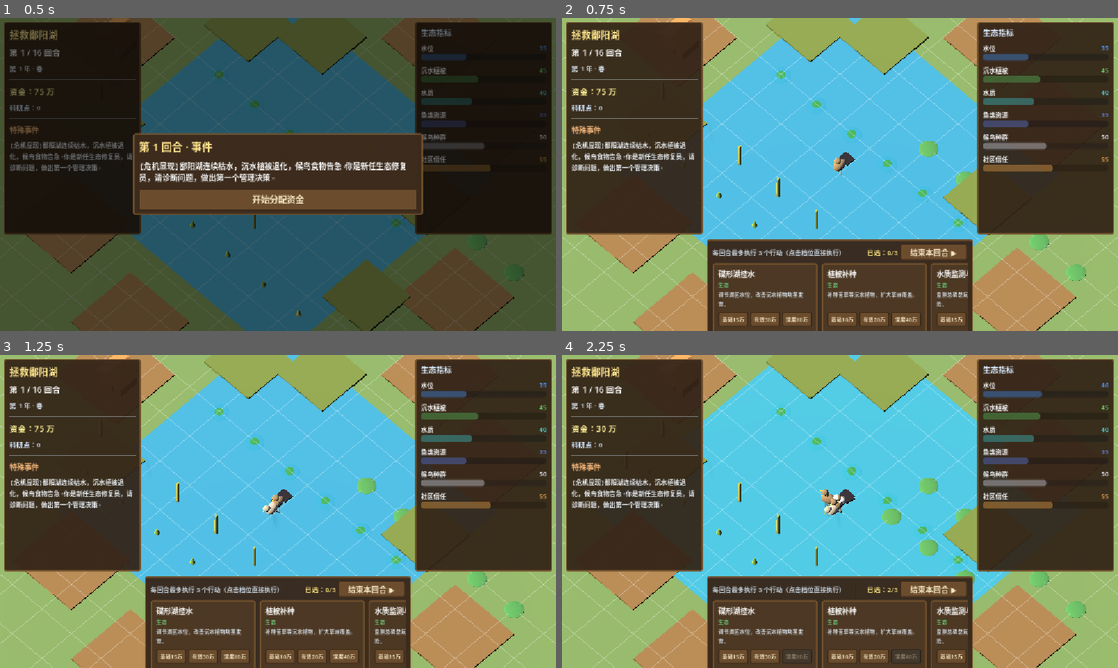
Above: before the commit, frames 1-4 (two rows, left to right).
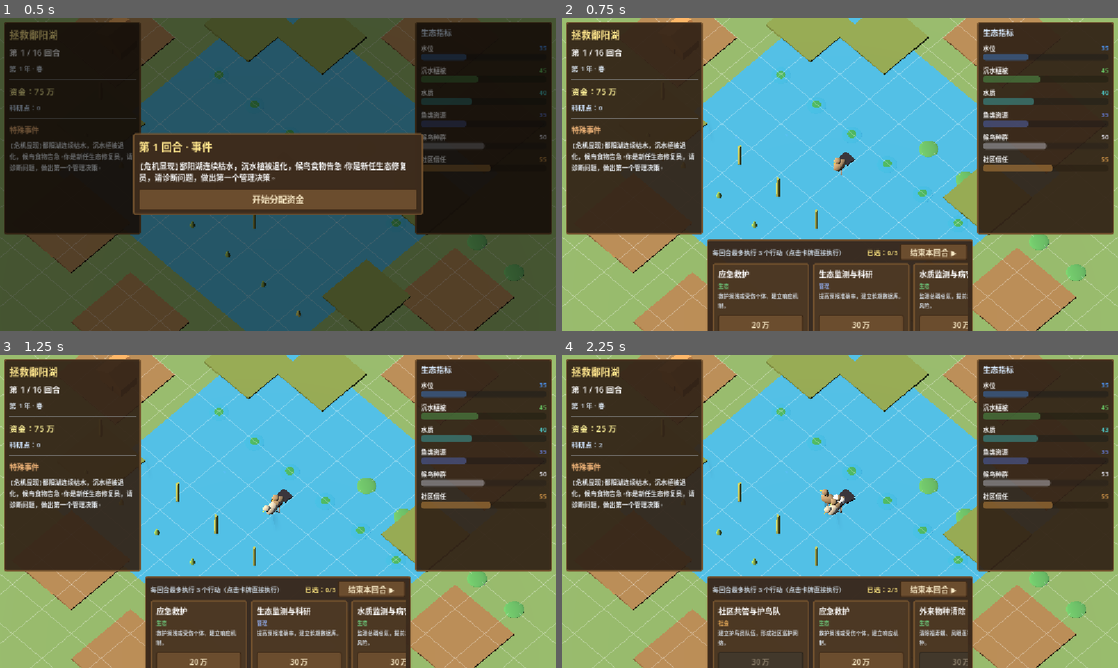
Above: after the commit, the same moments.

Repository: JoKanshin/poyanghu
Game: Godot game, scene res://scenes/main.tscn
Two runs of this game, one before a commit and one after it. Both use one fixed random seed, a clock stepped at 60 frames per second and the inputs below.
Inputs (mouse positions are in pixels of both pictures, inside the frame that each line leads up to):
- Up to frame 1 (0.5 s): no input
- Up to frame 2 (0.75 s): click "开始分配资金" at 0.5 s
- Up to frame 3 (1.25 s): no input
- Up to frame 4 (2.25 s): click (734, 655) at 1.25 s, where only the run before the commit has a clickable "基础15万"; click (762, 661) at 2 s, where only the run after the commit has a clickable "30 万"

Frame 1 is identical in both runs. In frame 2, 3.3% of the frame differs, in the area x 28-73%, y 73-100%; in frame 3, 3.3%; in frame 4, 5.6%, in the area x 6-99%, y 3-100%.

Commit message:
feat: 卡牌简化为单按钮+随机抽6张+滚轮重置+弹出特效
- 每张牌改为单按钮(原价/有效档效果)，去掉基础/深度两档
- 每回合从卡池随机抽6张，替代12张全摆
- 发牌后滚轮重置到开头，不保留上一轮滚动位置
- 卡牌hover放大上浮，点击执行弹出缩放动画(小丑牌式)

Diff:
--- a/scripts/game_state.gd
+++ b/scripts/game_state.gd
@@ -431,6 +431,13 @@
 	return int(round(card["cost"] * TIER_COST_MULT[tier]))
 
 
+## 从卡池随机抽 n 张（不重复，洗牌后取前 n）
+func draw_cards(n: int) -> Array:
+	var pool := ACTION_CARDS.duplicate()
+	pool.shuffle()
+	return pool.slice(0, min(n, pool.size()))
+
+
 ## 能否执行：资金够 + 行动位够
 func can_execute(card_id: String, tier: String) -> bool:
 	if used_action_ids.size() >= MAX_ACTIONS:
--- a/scripts/main.gd
+++ b/scripts/main.gd
@@ -28,6 +28,7 @@
 var metric_bars: Dictionary = {}
 var hand_panel: PanelContainer
 var card_box: HBoxContainer
+var card_scroll: ScrollContainer
 var selected_label: Label
 var popup_root: Control
 var dim: ColorRect
@@ -674,7 +675,7 @@
 
 	var h_top := HBoxContainer.new()
 	hv.add_child(h_top)
-	var h_hint := _make_label("每回合最多执行 3 个行动（点击档位直接执行）", 13, Color(0.8, 0.85, 0.9))
+	var h_hint := _make_label("每回合最多执行 3 个行动（点击卡牌直接执行）", 13, Color(0.8, 0.85, 0.9))
 	h_hint.size_flags_horizontal = Control.SIZE_EXPAND_FILL
 	h_top.add_child(h_hint)
 	selected_label = _make_label("已选：0/3", 14, Color(1, 0.9, 0.5))
@@ -688,6 +689,7 @@
 	scroll.horizontal_scroll_mode = ScrollContainer.SCROLL_MODE_AUTO
 	scroll.vertical_scroll_mode = ScrollContainer.SCROLL_MODE_DISABLED
 	hv.add_child(scroll)
+	card_scroll = scroll
 	card_box = HBoxContainer.new()
 	card_box.add_theme_constant_override("separation", 8)
 	scroll.add_child(card_box)
@@ -790,8 +792,10 @@
 func _build_allocate_panel() -> void:
 	for c in card_box.get_children():
 		c.queue_free()
-	for card in GameState.ACTION_CARDS:
+	var drawn := GameState.draw_cards(6)
+	for card in drawn:
 		card_box.add_child(_make_card(card))
+	card_scroll.scroll_horizontal = 0
 	_update_hud()
 
 
@@ -799,12 +803,14 @@
 	var panel := PanelContainer.new()
 	panel.custom_minimum_size = Vector2(200, 150)
 	_panel_style(panel, Color(0.30, 0.22, 0.14, 0.98))
+	panel.mouse_entered.connect(_on_card_hover.bind(panel, true))
+	panel.mouse_exited.connect(_on_card_hover.bind(panel, false))
 
 	var vb := VBoxContainer.new()
-	vb.add_theme_constant_override("separation", 3)
+	vb.add_theme_constant_override("separation", 4)
 	panel.add_child(vb)
 
-	var name_l := _make_label(card["name"], 15, Color(1, 1, 1))
+	var name_l := _make_label(card["name"], 16, Color(1, 1, 1))
 	vb.add_child(name_l)
 
 	var cat: String = card["category"]
@@ -812,29 +818,43 @@
 
 	var desc := _make_label(card["desc"], 11, Color(0.82, 0.85, 0.88))
 	desc.autowrap_mode = TextServer.AUTOWRAP_WORD_SMART
-	desc.custom_minimum_size = Vector2(0, 42)
+	desc.custom_minimum_size = Vector2(0, 44)
+	desc.size_flags_vertical = Control.SIZE_EXPAND_FILL
 	vb.add_child(desc)
 
-	var btns := HBoxContainer.new()
-	btns.add_theme_constant_override("separation", 4)
-	vb.add_child(btns)
-	for tier in ["basic", "effective", "deep"]:
-		var cost := GameState.tier_cost(card["id"], tier)
-		var btn := _make_button("%s%d万" % [GameState.TIER_NAMES[tier].substr(0, 2), cost], _on_action_click.bind(card["id"], tier), 11)
-		btn.custom_minimum_size = Vector2(0, 30)
-		btn.size_flags_horizontal = Control.SIZE_EXPAND_FILL
-		btn.tooltip_text = "%s（%d 万）" % [GameState.TIER_NAMES[tier], cost]
-		btn.disabled = not GameState.can_execute(card["id"], tier)
-		btns.add_child(btn)
+	# 单个执行按钮（原价，效果=有效档）
+	var btn := _make_button("%d 万" % card["cost"], _on_action_click.bind(card["id"], panel), 15)
+	btn.custom_minimum_size = Vector2(0, 40)
+	btn.disabled = not GameState.can_execute(card["id"], "effective")
+	vb.add_child(btn)
 
 	return panel
 
 
-func _on_action_click(card_id: String, tier: String) -> void:
-	if not GameState.can_execute(card_id, tier):
+## 卡牌悬停：放大上浮
+func _on_card_hover(panel: PanelContainer, hovered: bool) -> void:
+	panel.pivot_offset = panel.size * 0.5
+	var tw := panel.create_tween()
+	if hovered:
+		panel.z_index = 10
+		tw.tween_property(panel, "scale", Vector2(1.07, 1.07), 0.12)
+	else:
+		panel.z_index = 0
+		tw.tween_property(panel, "scale", Vector2(1.0, 1.0), 0.12)
+
+
+## 点击卡牌执行：弹出缩放特效后执行
+func _on_action_click(card_id: String, panel: PanelContainer) -> void:
+	if not GameState.can_execute(card_id, "effective"):
 		return
-	GameState.execute_action(card_id, tier)
-	_build_allocate_panel()
+	panel.pivot_offset = panel.size * 0.5
+	var tw := panel.create_tween()
+	tw.tween_property(panel, "scale", Vector2(1.18, 1.18), 0.07)
+	tw.tween_property(panel, "scale", Vector2(1.0, 1.0), 0.10)
+	tw.tween_callback(func() -> void:
+		GameState.execute_action(card_id, "effective")
+		_build_allocate_panel()
+	)
 
 
 func _finish_turn() -> void:
